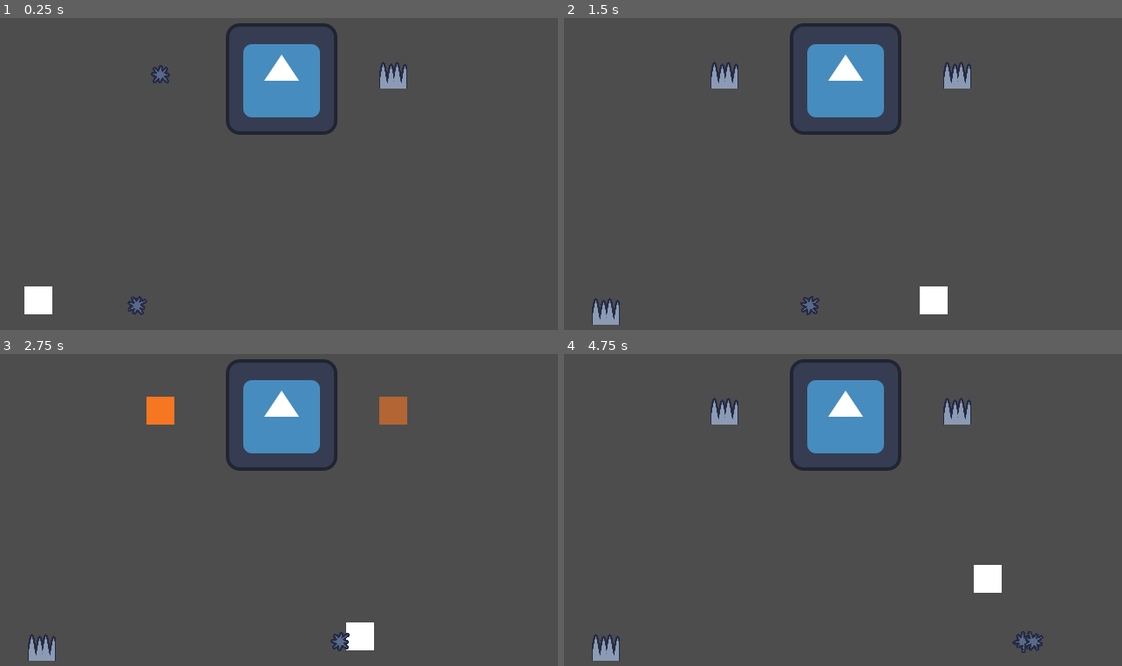
Above: before the commit, frames 1-4 (two rows, left to right).
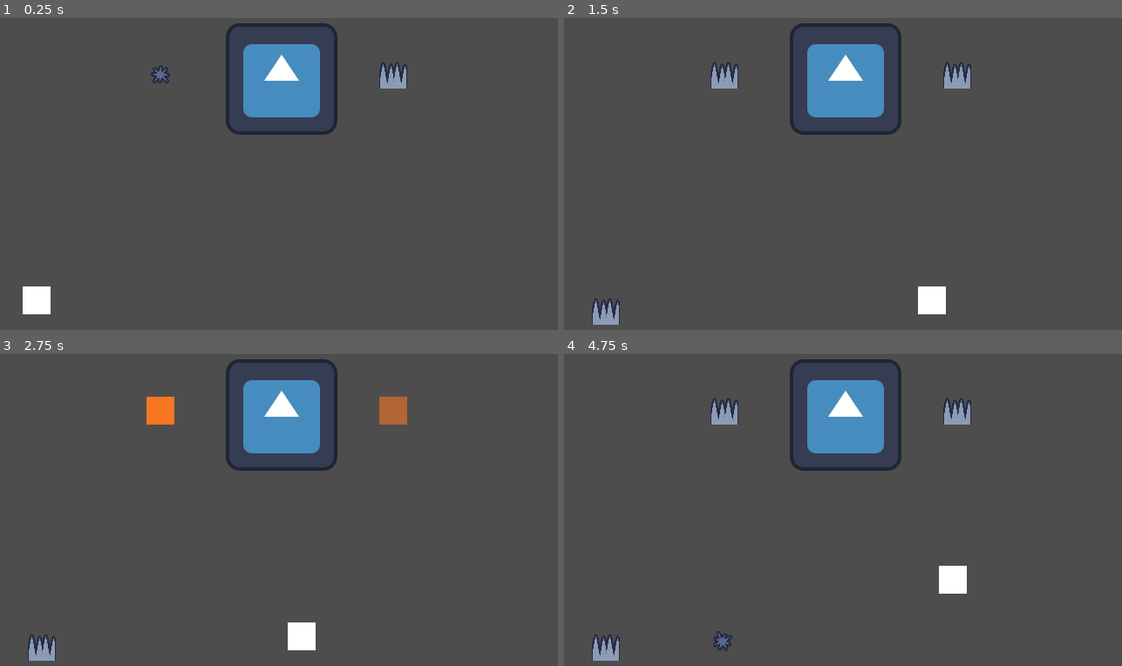
Above: after the commit, the same moments.

Repository: coelhucas/ggj-2024
Game: Godot game, scene res://src/scenes/main.tscn
Two runs of this game, one before a commit and one after it. Both use one fixed random seed, a clock stepped at 60 frames per second and the inputs below. The engine's default icon, where the game draws it, is replaced by a stand-in: a white triangle on a blue panel in a dark square.
Inputs:
- Up to frame 1 (0.25 s): no input
- Up to frame 2 (1.5 s): hold D (p1_right) from 0.53 s (still down); tap Left (p2_left) at 0.6 s; tap W (p1_up) at 0.77 s; tap Right (p2_right) at 1.35 s
- Up to frame 3 (2.75 s): tap W (p1_up) at 1.52 s; release D (p1_right) at 2.03 s; hold A (p1_left) from 2.03 s (still down); tap Left (p2_left) at 2.1 s
- Up to frame 4 (4.75 s): release A (p1_left) at 2.78 s; hold D (p1_right) 2.78-4.28 s; tap Right (p2_right) at 2.85, 4.35 s; tap W (p1_up) at 3.02, 3.77, 4.52 s; tap Left (p2_left) at 3.6 s; hold A (p1_left) from 4.28 s (still down)

The runs differ from the first frame. In frame 1, 0.2% of the frame differs, in the area x 4-27%, y 86-96%; in frame 2, 0.2%; in frame 3, 1.0%; in frame 4, 1.3%, in the area x 26-86%, y 67-96%.

Commit message:
basic p1 damage

Diff:
--- a/project.godot
+++ b/project.godot
@@ -69,6 +69,7 @@
 2d_physics/layer_1="Solid"
 2d_physics/layer_2="Player"
 2d_physics/layer_3="TrapHitbox"
+2d_physics/layer_4="Wall"
 
 [rendering]
 
--- a/src/scenes/Main.gd
+++ b/src/scenes/Main.gd
@@ -18,14 +18,18 @@
 	if not trap_selector.current_trap.floating:
 		_target_position.y = FLOOR_COORDINATE
 
-
-
 	if trap_selector.current_trap.scene:
 		var _ns: Node2D = trap_selector.current_trap.scene.instantiate()
-		_ns.global_position = tilemap.map_to_local(_pos)
+		_ns.global_position = tilemap.map_to_local(_target_position)
 
 		if trap_selector.current_trap.kind == Trap.Kind.MOVABLE:
 			_ns.direction = _dir
+
+			if _dir > 0:
+				_ns.global_position.x = 0
+			elif _dir < 0:
+				_ns.global_position.x = get_viewport_rect().size.x
+
 
 		add_child(_ns)
 
--- a/src/scenes/main.tscn
+++ b/src/scenes/main.tscn
@@ -1,10 +1,9 @@
-[gd_scene load_steps=9 format=3 uid="uid://bxwjcuxapq523"]
+[gd_scene load_steps=8 format=3 uid="uid://bxwjcuxapq523"]
 
 [ext_resource type="PackedScene" uid="uid://jp7mgugpc8mu" path="res://src/scenes/player/player.tscn" id="1_4s3sc"]
 [ext_resource type="Script" path="res://src/scenes/Main.gd" id="1_rbhpf"]
 [ext_resource type="PackedScene" uid="uid://c42d2c58m34o6" path="res://src/scenes/king/king.tscn" id="2_fadux"]
 [ext_resource type="PackedScene" uid="uid://k7hsdvivpmgm" path="res://src/scenes/king/selectors/trap_selector.tscn" id="3_lpelj"]
-[ext_resource type="PackedScene" uid="uid://teflutbqmr75" path="res://src/scenes/traps/spike_ball.tscn" id="5_fx7rd"]
 
 [sub_resource type="RectangleShape2D" id="RectangleShape2D_gyoqy"]
 size = Vector2(774, 20)
@@ -21,7 +20,7 @@
 script = ExtResource("1_rbhpf")
 
 [node name="Player" parent="Main" instance=ExtResource("1_4s3sc")]
-position = Vector2(44, 300)
+position = Vector2(42, 324)
 
 [node name="StaticBody2D" type="StaticBody2D" parent="Main"]
 position = Vector2(304, 350)
@@ -31,12 +30,14 @@
 
 [node name="Wall" type="StaticBody2D" parent="Main"]
 position = Vector2(-10, 145)
+collision_layer = 8
 
 [node name="CollisionShape2D" type="CollisionShape2D" parent="Main/Wall"]
 shape = SubResource("RectangleShape2D_1t7xc")
 
 [node name="Wall2" type="StaticBody2D" parent="Main"]
 position = Vector2(652, 145)
+collision_layer = 8
 
 [node name="CollisionShape2D" type="CollisionShape2D" parent="Main/Wall2"]
 shape = SubResource("RectangleShape2D_1t7xc")
@@ -54,7 +55,4 @@
 tile_set = SubResource("TileSet_ofp0x")
 format = 2
 
-[node name="SpikeBall" parent="Main" instance=ExtResource("5_fx7rd")]
-position = Vector2(132, 299)
-
 [node name="CanvasLayer" type="CanvasLayer" parent="."]
--- a/src/scenes/player/player.gd
+++ b/src/scenes/player/player.gd
@@ -3,6 +3,13 @@
 const GRAVITY := 50
 const SPEED := 400
 const JUMP_FORCE := -600
+
+var hp := 3:
+	set(_hp):
+		hp = _hp
+		if hp <= 0:
+			# TODO: condicao de derrota do player 1
+			queue_free()
 
 func _physics_process(delta):
 	var _input := Input.get_axis("p1_left", "p1_right")
@@ -13,3 +20,7 @@
 		velocity.y = JUMP_FORCE
 
 	move_and_slide()
+
+func take_damage(_amount: int = 1) -> void:
+	print("uh")
+	hp -= _amount
--- a/src/scenes/player/player.tscn
+++ b/src/scenes/player/player.tscn
@@ -7,6 +7,7 @@
 
 [node name="Player" type="CharacterBody2D"]
 collision_layer = 3
+collision_mask = 9
 script = ExtResource("1_3s7oh")
 
 [node name="ColorRect" type="ColorRect" parent="."]
--- a/src/scenes/traps/spike.gd
+++ b/src/scenes/traps/spike.gd
@@ -3,3 +3,4 @@
 
 func _on_body_entered(body):
 	print("Dano no player")
+	body.take_damage()
--- a/src/scenes/traps/spike_ball.gd
+++ b/src/scenes/traps/spike_ball.gd
@@ -2,7 +2,7 @@
 
 @onready var sprite := $Sprite
 
-const SPEED := 100
+const SPEED := 500
 const ROT_SPEED := 20
 const GRAVITY := 50
 
@@ -17,3 +17,8 @@
 
 func _on_hitbox_body_entered(body):
 	print("damage player")
+	body.take_damage()
+
+
+func _on_visible_on_screen_notifier_2d_screen_exited():
+	queue_free()
--- a/src/scenes/traps/spike_ball.tscn
+++ b/src/scenes/traps/spike_ball.tscn
@@ -25,4 +25,7 @@
 [node name="CollisionShape2D" type="CollisionShape2D" parent="."]
 shape = SubResource("RectangleShape2D_1sv12")
 
+[node name="VisibleOnScreenNotifier2D" type="VisibleOnScreenNotifier2D" parent="."]
+
 [connection signal="body_entered" from="Hitbox" to="." method="_on_hitbox_body_entered"]
+[connection signal="screen_exited" from="VisibleOnScreenNotifier2D" to="." method="_on_visible_on_screen_notifier_2d_screen_exited"]
